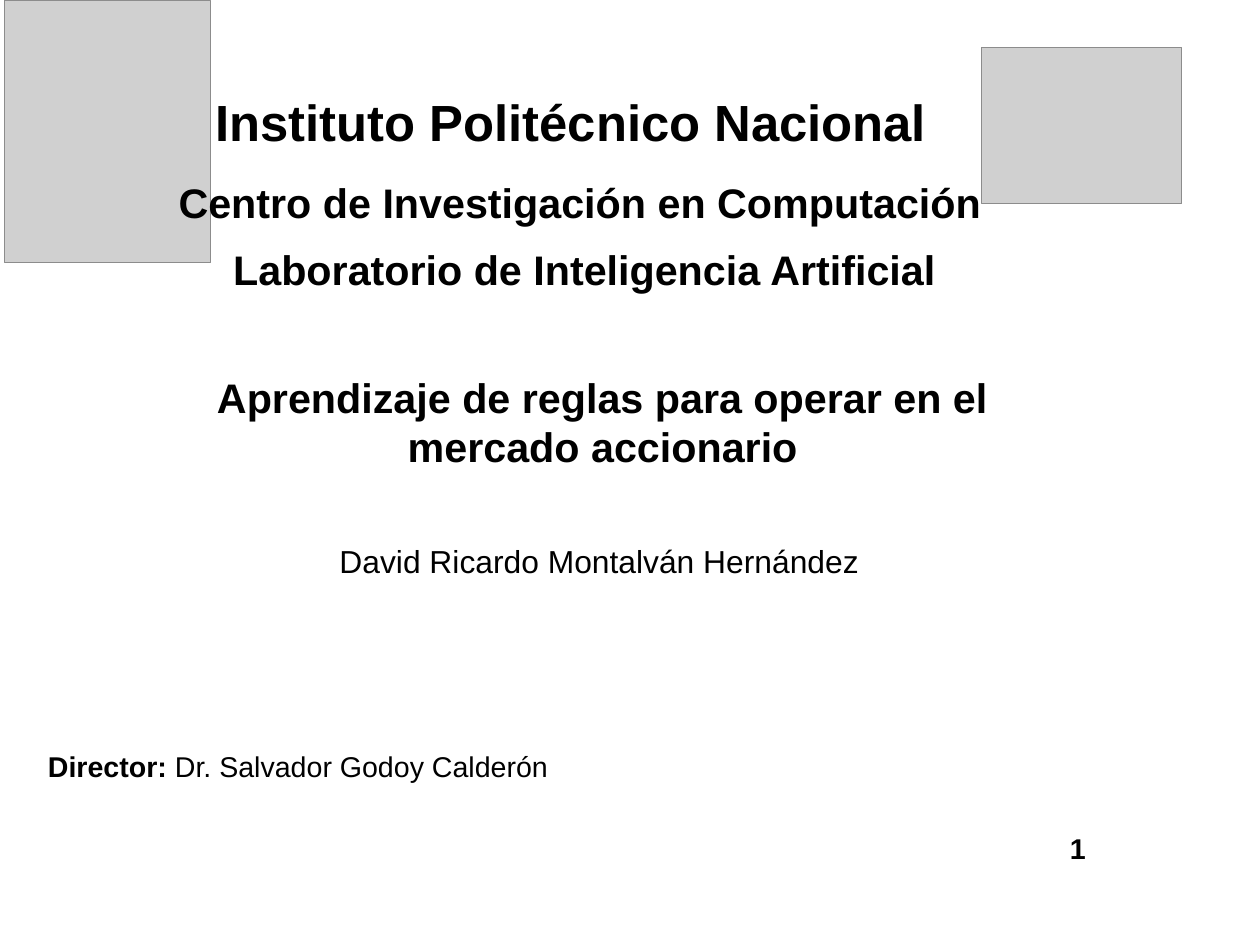
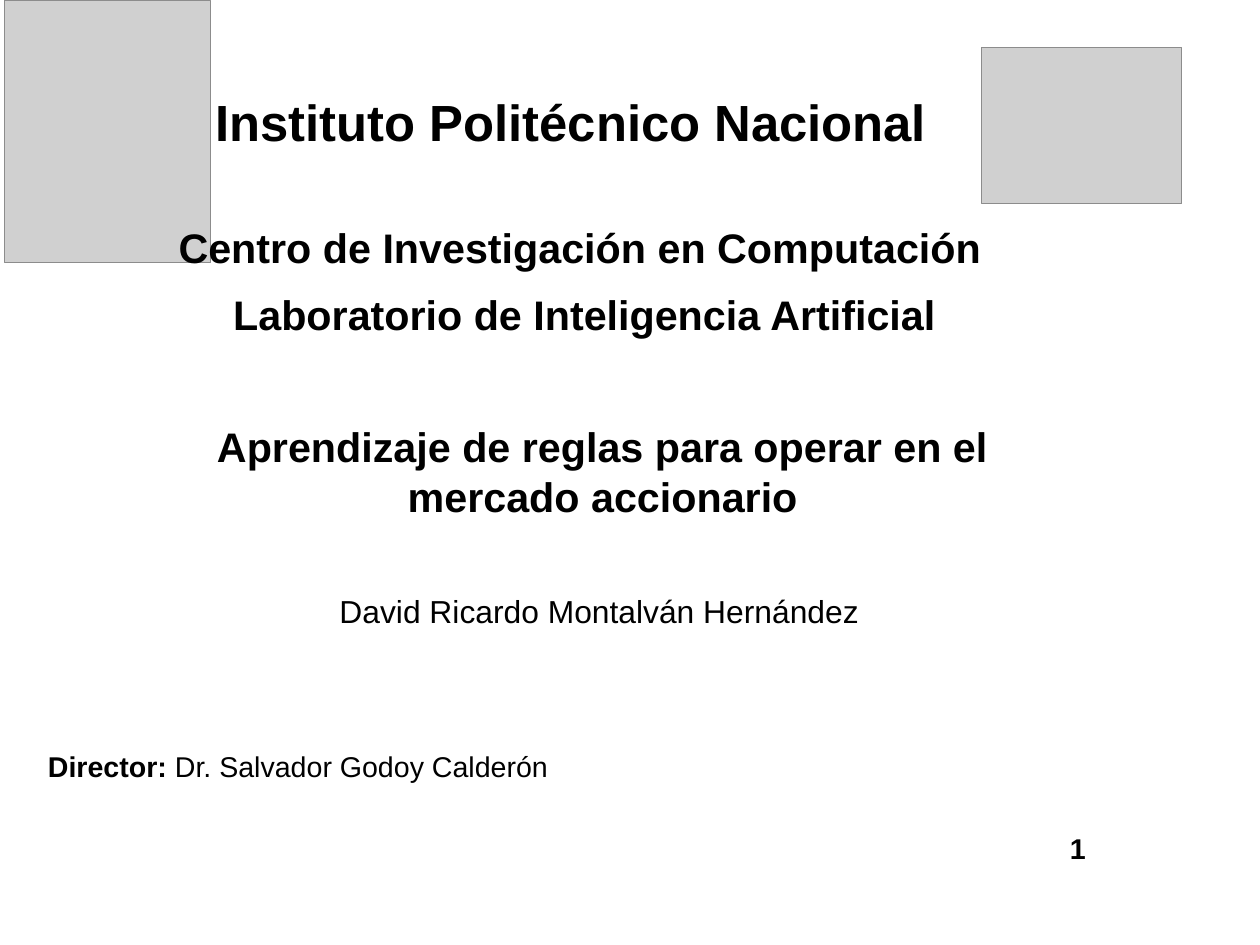
Before and after one commit to davidrmh/Thesis, a slide deck: slide 1 of presentaciones_finales/presentacion_seminario_B19.odp. Drawn at 1260x945 pixels with LibreOffice and Linux fonts; fonts in the diff are those of the drawing; grey boxes stand for pictures; background and template pictures are left out. Boxes give left, top, right and bottom in pixels: in the first picture for what was removed or moved away, otherwise in the second. Text is boxed around its words. In the diff, an @@ line names an element or a change of style, - is before the commit and + after.

Commit message:
Respaldo, inicia diapositivas de algoritmos para aprendizaje de reglas

```diff
--- a/presentaciones_finales/presentacion_seminario_B19.odp
+++ b/presentaciones_finales/presentacion_seminario_B19.odp
@@ text "Centro de Investigación en Computación": place and size @@
-text "Centro de Investigación en Computación" at bbox=[179, 185, 981, 226]
+text "Centro de Investigación en Computación" at bbox=[179, 230, 981, 271]
@@ text "Laboratorio de Inteligencia Artificial": place and size @@
-text "Laboratorio de Inteligencia Artificial" at bbox=[233, 255, 935, 293]
+text "Laboratorio de Inteligencia Artificial" at bbox=[233, 300, 935, 338]
@@ text "Aprendizaje de reglas para operar ...": place and size @@
-text "Aprendizaje de reglas para operar ..." at bbox=[217, 383, 987, 463]
+text "Aprendizaje de reglas para operar ..." at bbox=[217, 432, 987, 513]
@@ text "David Ricardo Montalván Hernández": place and size @@
-text "David Ricardo Montalván Hernández" at bbox=[339, 549, 858, 574]
+text "David Ricardo Montalván Hernández" at bbox=[339, 599, 858, 624]
```
Also in this commit, not shown: 4 other slides changed, 5 slides added.
